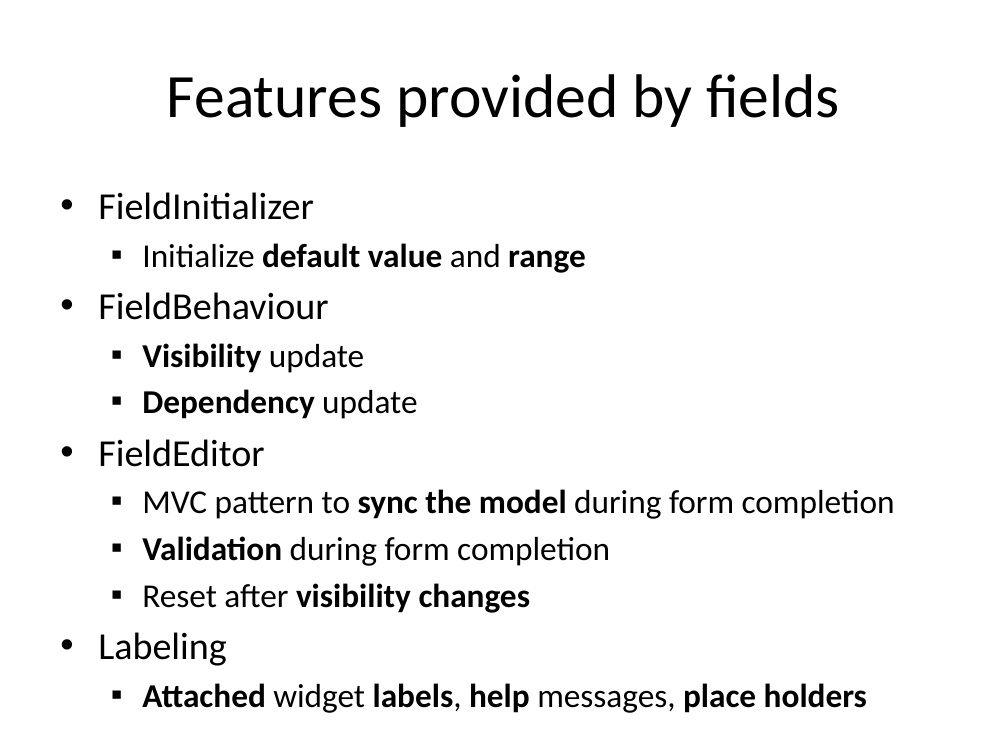
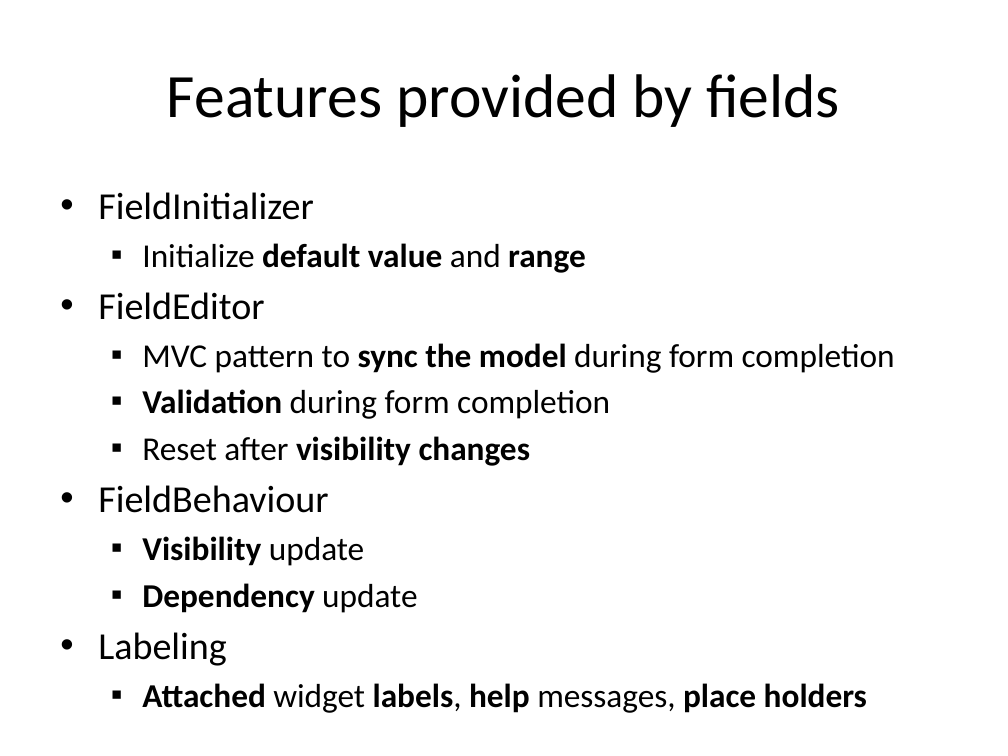
Before and after one commit to lesfurets/mdl4ui, a slide deck: slide 40 of mdl4ui-docs/mdl4ui_cg2013.pptx. Drawn at 1008x756 pixels with LibreOffice and Linux fonts; fonts in the diff are those of the drawing. Boxes give left, top, right and bottom in pixels: in the first picture for what was removed or moved away, otherwise in the second. Text is boxed around its words. In the diff, an @@ line names an element or a change of style, - is before the commit and + after.

```diff
--- a/mdl4ui-docs/mdl4ui_cg2013.pptx
+++ b/mdl4ui-docs/mdl4ui_cg2013.pptx
@@ text at (x1=98, y1=292, x2=417, y2=419): paragraphs removed @@
-• FieldBehaviour
-  ▪ Visibility update
-  ▪ Dependency update
@@ text at (x1=98, y1=485, x2=417, y2=613): paragraphs added @@
+• FieldBehaviour
+  ▪ Visibility update
+  ▪ Dependency update
```
Also in this commit, not shown: 3 other slides changed.
